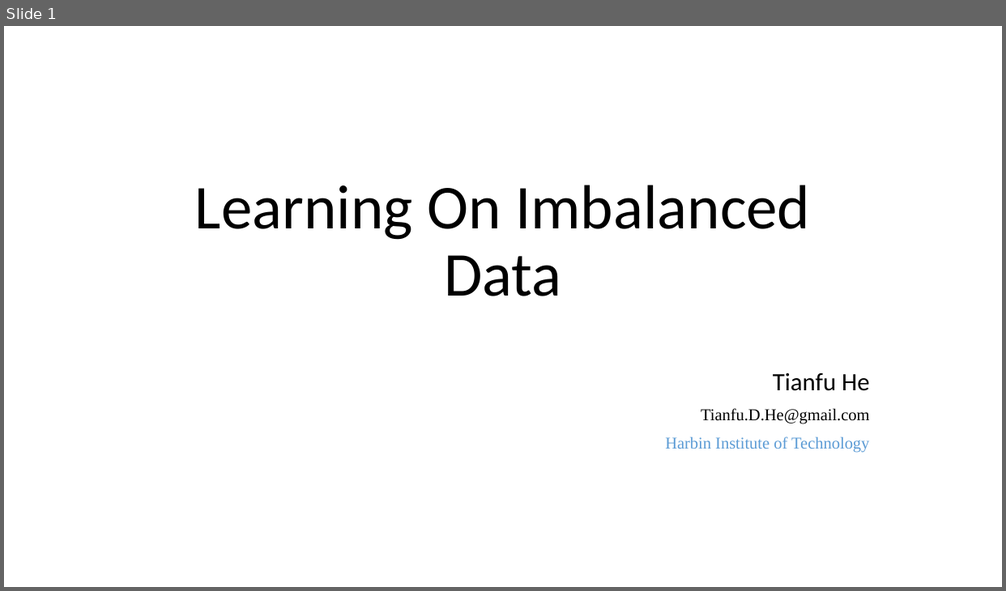
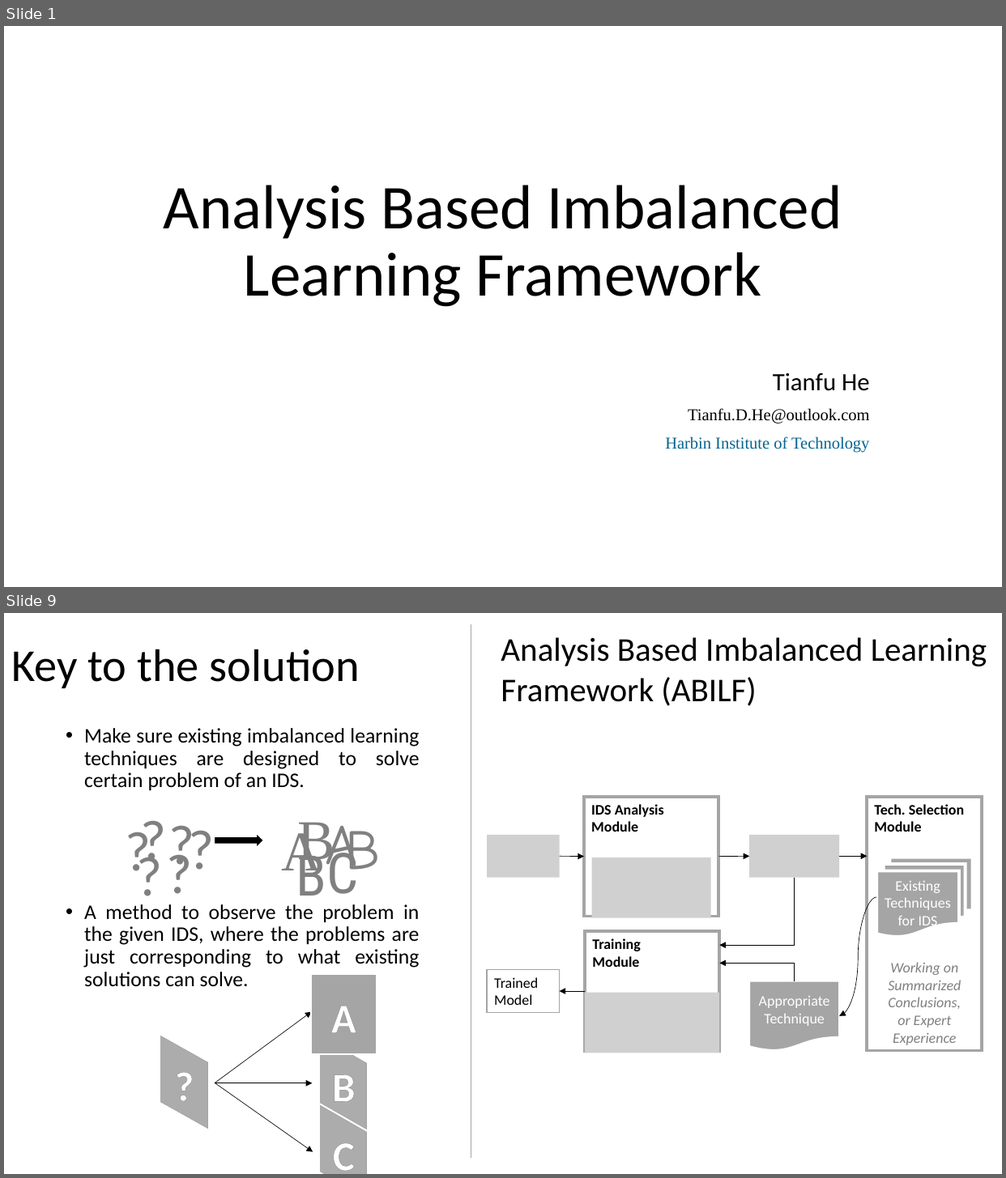
Before and after one commit to RKDSOne/ids, a slide deck: slides&notes/Learning on imbalanced data.pptx. Shown one above the other, each under a label of ours: slide 1 before the commit, slides 1 and 9 after it; the slides between them are not shown. The pictures are 1006x591 and 1006x1178 pixels, drawn with LibreOffice and Linux fonts; fonts in the diff are those of the drawing; grey boxes stand for pictures. Boxes give left, top, right and bottom in pixels: in the first picture for what was removed or moved away, otherwise in the second. Text is boxed around its words. In the diff, an @@ line names an element or a change of style, - is before the commit and + after.

```diff
--- a/slides&notes/Learning on imbalanced data.pptx
+++ b/slides&notes/Learning on imbalanced data.pptx
@@ slide 9 added at [4, 613, 1002, 1174], background #FFFFFF @@
@@ line added from (471, 624) to (471, 1159), #A5A5A5 0.5 pt @@
@@ title added at [11, 649, 360, 688], 44 pt, text #000000 @@
+Key to the solution
@@ text added at [501, 637, 987, 706], 32 pt, text #000000 @@
+Analysis Based Imbalanced Learning Framework (ABILF)
@@ text added at [84, 728, 420, 987], 20 pt, text #000000 @@
+• Make sure existing imbalanced learning techniques are designed to solve certain problem of an IDS.
+• A method to observe the problem in the given IDS, where the problems are just corresponding to what existing solutions can solve.
@@ group added at [117, 800, 380, 906]: 12 texts, 1 right arrow @@
+?
+?
+?
+?
+?
+?
+B
+B
+B
+C
+A
+A
@@ group added at [487, 796, 982, 1053]: 4 pictures, 4 rectangles, 4 arrows, 2 elbow arrows, 1 flow chart document, 1 flow chart multidocument, 1 text, 1 curved arrow @@
+Appropriate Technique
+Tech. Selection Module
+Existing Techniques for IDS
+Working on
+Summarized Conclusions,
+or Expert Experience
+IDS Analysis Module
+Training
+Module
+Trained
+Model
@@ group added at [151, 974, 377, 1174]: 4 rectangles, 4 texts, 3 arrows @@
+?
+B
+C
+A
@@ slide 1 changed as well @@
@@ title at [164, 185, 842, 307]: text changed @@
-Learning On Imbalanced Data
+Analysis Based Imbalanced Learning Framework
@@ subtitle at [688, 408, 869, 424]: text changed @@
-Tianfu.D.He@gmail.com
+Tianfu.D.He@outlook.com
@@ subtitle at [665, 437, 869, 453]: text colour #5B9BD5 to #046490 in "Harbin Institute of Technology" @@
```
Also in this commit, not shown: 1 other slide changed, 16 other slides added, 1 slide removed, 4 other files.
